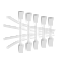
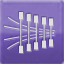
Before/after of a 64px x 64px layered artwork. What changed in the layer stack:
showed "purple" over [0, 0, 64, 64]
